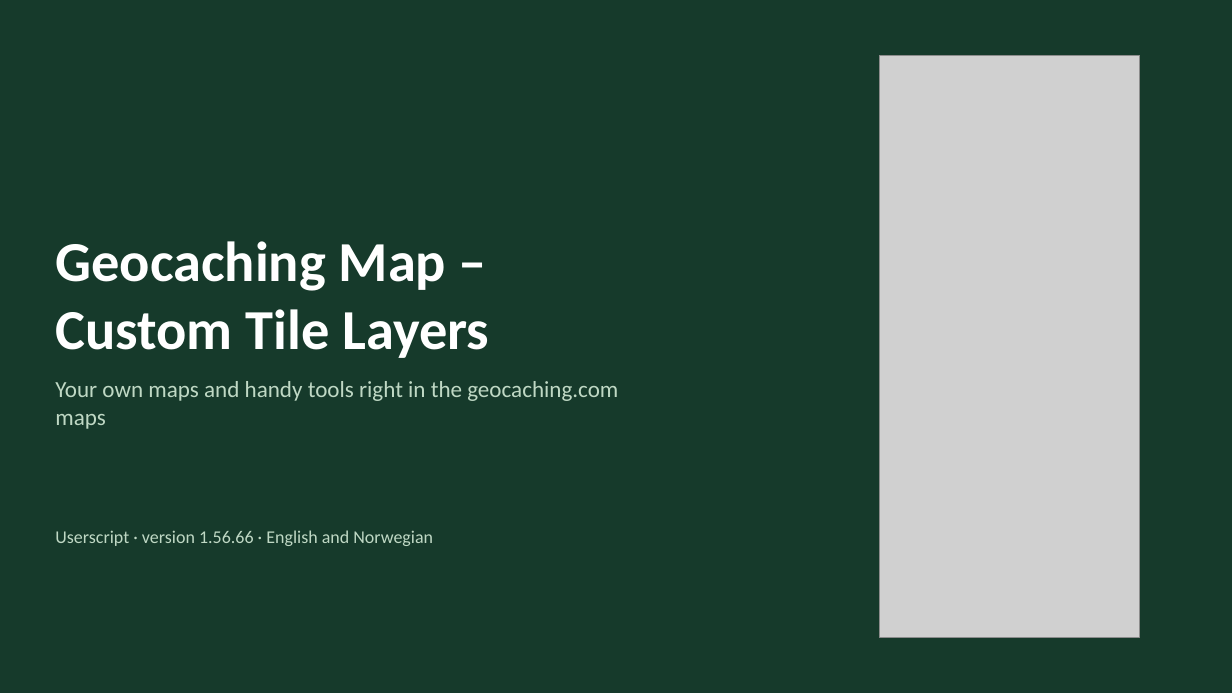
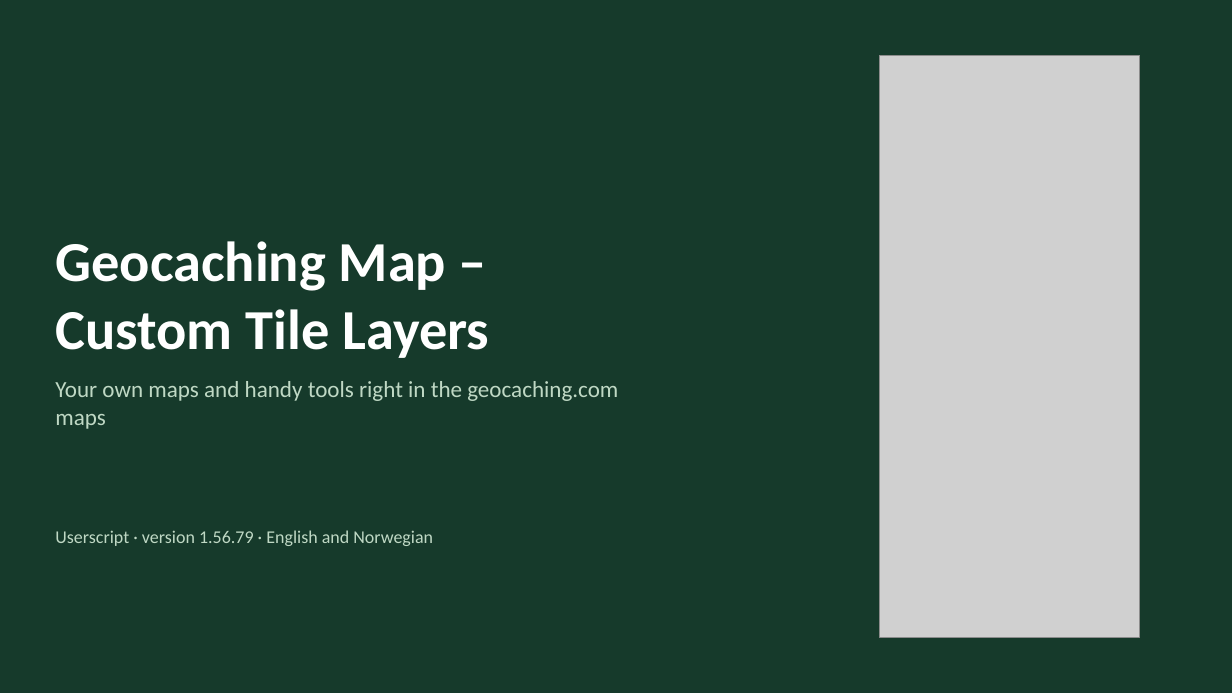
Before and after one commit to knutos/custom-tiles, a slide deck: slide 1 of docs/Geocaching-Map-Custom-Tile-Layers-Presentation.pptx. Drawn at 1232x693 pixels with LibreOffice and Linux fonts; fonts in the diff are those of the drawing; grey boxes stand for pictures. Boxes give left, top, right and bottom in pixels: in the first picture for what was removed or moved away, otherwise in the second. Text is boxed around its words. In the diff, an @@ line names an element or a change of style, - is before the commit and + after.

```diff
--- a/docs/Geocaching-Map-Custom-Tile-Layers-Presentation.pptx
+++ b/docs/Geocaching-Map-Custom-Tile-Layers-Presentation.pptx
@@ text at [55,530,433,546]: text changed @@
-Userscript · version 1.56.66 · English and Norwegian
+Userscript · version 1.56.79 · English and Norwegian
```
Also in this commit, not shown: 18 other slides changed, 9 other files.
